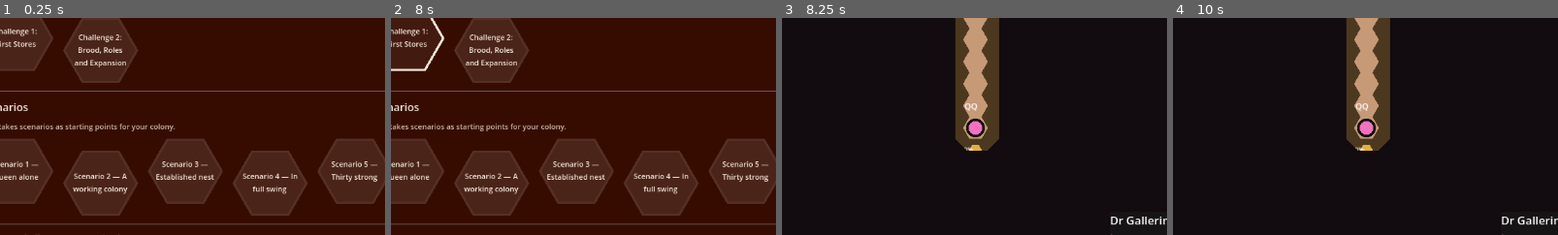
Above: before the commit, frames 1-4 (left to right).
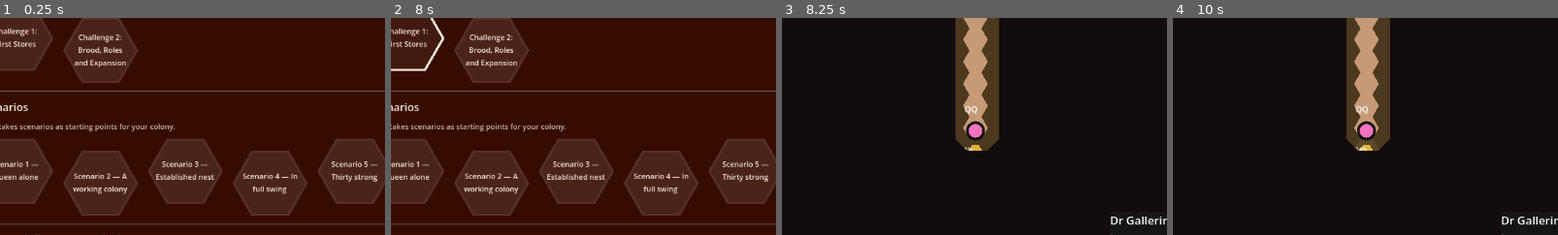
Above: after the commit, the same moments.

Repository: wonderburg7/meadow
Game: Godot game, scene res://scenes/Main.tscn
The game is run twice, just before and just after one commit, with the same random seed, the same clock (stepped at 60 frames per second) and the same inputs.
Inputs (mouse positions are % of the whole screen's width and height, from its top left):
- Up to frame 1 (0.25 s): no input
- Up to frame 2 (8 s): click "❚❚" at 0.5 s; click "1" at 1.25 s; click "2" at 2 s; click "4" at 2.75 s; click (80, 8) at 3.52 s; click (84, 8) at 4.27 s; click "Foraging" at 5 s; click (95, 8) at 5.77 s; click "⚙" at 6.5 s; click (27, 29) at 7.27 s
- Up to frame 3 (8.25 s): click "Start" at 8 s
- Up to frame 4 (10 s): click "Foraging" at 8.75 s; click (96, 93) at 9.5 s
The pictures show only the part of the screen within x 25-75%, y 25-75%; the shares and areas given below are measured in that part.

Frames 1-2 are identical in both runs. In frame 3, 0.4% of the frame differs, in the area x 47-53%, y 39-62%; in frame 4, 0.4%.
Error before the commit: Parse Error: Cannot infer the type of "probe" variable because the value doesn't have a set type. (res://scripts/bee_movement.gd:101)

Commit message:
Fix BeeMovement GDScript type inference

Diff:
--- a/scripts/bee_movement.gd
+++ b/scripts/bee_movement.gd
@@ -91,17 +91,17 @@
 static func resolve_flight_start(bee: Node2D, candidate: Vector2) -> Dictionary:
 	if _clear_flight_point(bee, candidate):
 		return {"point": candidate, "reason": "accepted", "obstacle": -1}
-	var projected := block_obstacles(bee, candidate)
+	var projected: Vector2 = block_obstacles(bee, candidate)
 	if _clear_flight_point(bee, projected):
 		return {"point": projected, "reason": "projected", "obstacle": _blocking_obstacle_id(bee, candidate)}
 	for radius in [40.0, 80.0, 120.0]:
 		for direction in [Vector2.RIGHT, Vector2.DOWN, Vector2.LEFT, Vector2.UP,
 				Vector2(1, 1).normalized(), Vector2(-1, 1).normalized(),
 				Vector2(-1, -1).normalized(), Vector2(1, -1).normalized()]:
-			var probe := projected + direction * radius
+			var probe: Vector2 = projected + direction * radius
 			if _clear_flight_point(bee, probe):
 				return {"point": probe, "reason": "nearby_clear", "obstacle": _blocking_obstacle_id(bee, candidate)}
-	var fallback := bee.position
+	var fallback: Vector2 = bee.position
 	if not _clear_flight_point(bee, fallback):
 		fallback = block_obstacles(bee, fallback)
 	return {"point": fallback, "reason": "fallback_current_position", "obstacle": _blocking_obstacle_id(bee, candidate)}
--- /dev/null
+++ b/test_scenarios/bee_movement_smoke_test.json
@@ -0,0 +1,13 @@
+{
+  "cells": 3,
+  "nectar_foragers": 2,
+  "pollen_foragers": 0,
+  "nurses": 0,
+  "builders": 0,
+  "miners": 0,
+  "time_scale": 1,
+  "random_seed": 12345,
+  "config_overrides": {"seconds_per_day": 15},
+  "snapshot_seconds": 5,
+  "stop": {"max_days": 2}
+}
